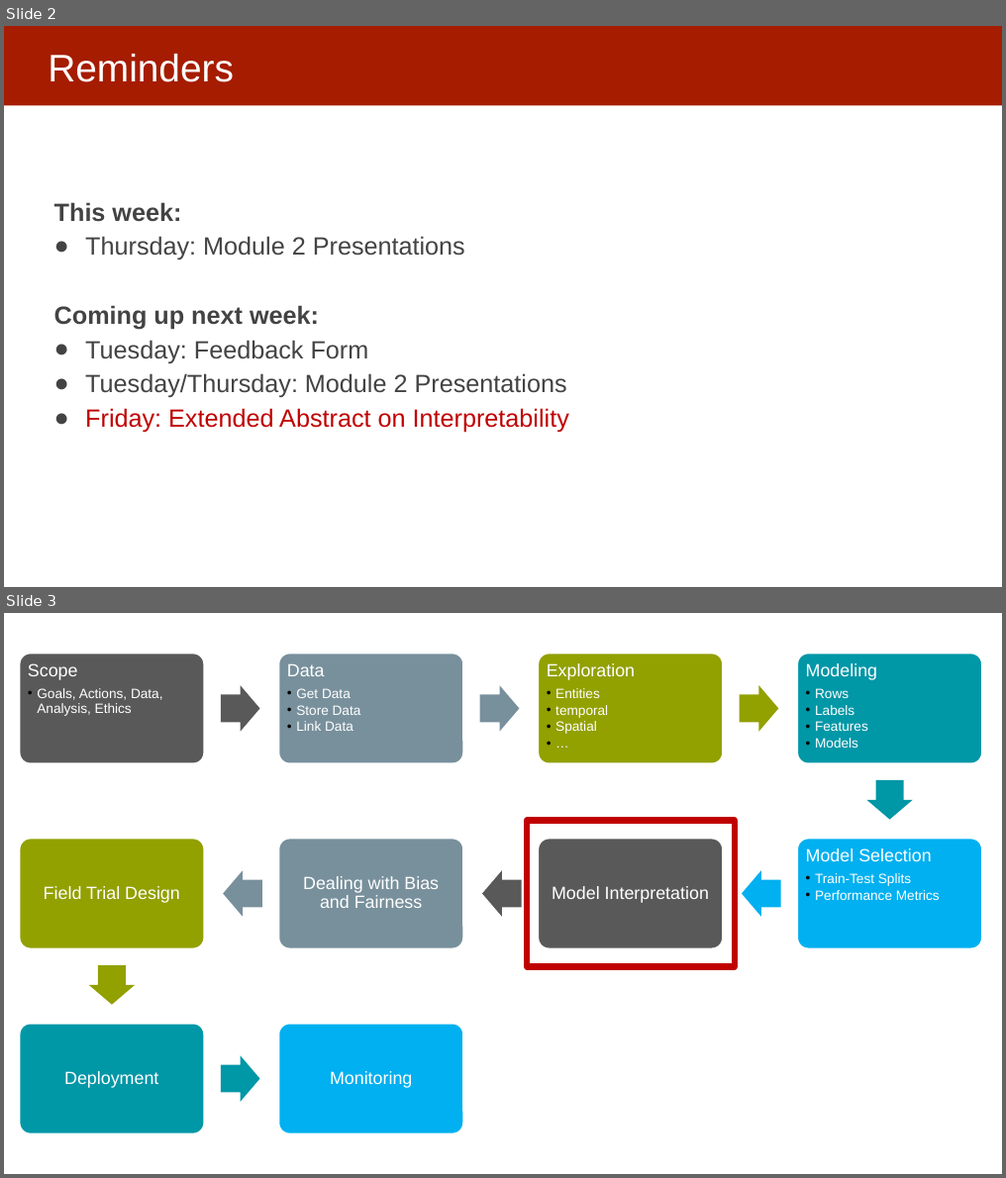
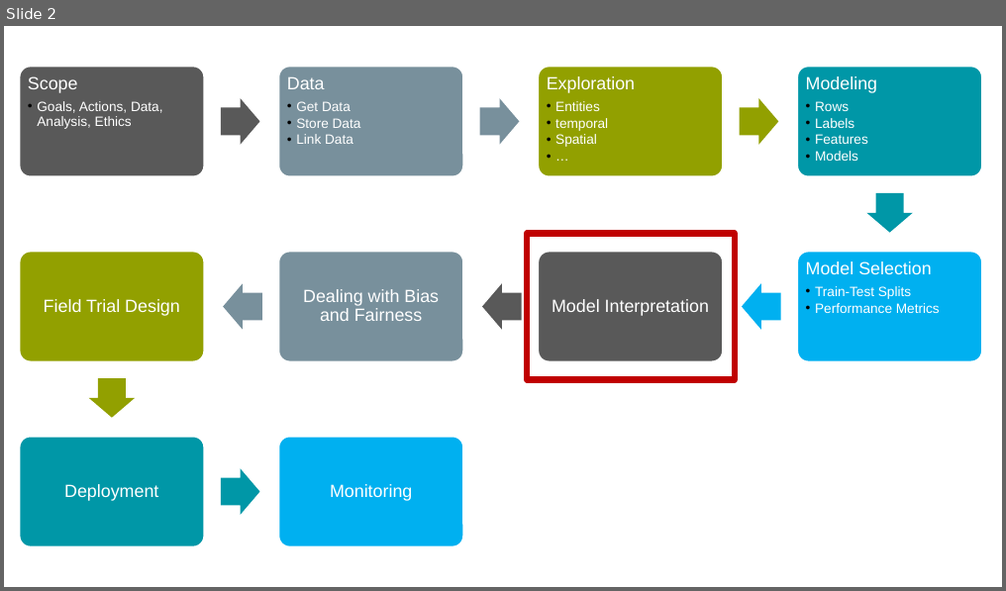
Before and after one commit to dssg/MLinPractice, a slide deck: Lectures/Lecture14-UnderstandingModels.pptx. Shown one above the other, each under a label of ours: slides 2 and 3 before the commit, slide 2 after it. The pictures are 1006x1178 and 1006x591 pixels, drawn with LibreOffice and Linux fonts; fonts in the diff are those of the drawing. Boxes give left, top, right and bottom in pixels: in the first picture for what was removed or moved away, otherwise in the second. Text is boxed around its words. In the diff, an @@ line names an element or a change of style, - is before the commit and + after.

```diff
--- a/Lectures/Lecture14-UnderstandingModels.pptx
+++ b/Lectures/Lecture14-UnderstandingModels.pptx
@@ slide 2 removed at box(4, 26, 1002, 587), background #FFFFFF @@
@@ rectangle removed at box(4, 26, 1002, 105) @@
@@ title removed at box(48, 54, 234, 82) @@
-Reminders
@@ text removed at box(54, 202, 569, 433) @@
-This week:
-● Thursday: Module 2 Presentations
-Coming up next week:
-● Tuesday: Feedback Form
-● Tuesday/Thursday: Module 2 Presentations
-● Friday: Extended Abstract on Interpretability
@@ what was slide 3 is now slide 2 @@
```
Also in this commit, not shown: 7 slides changed, 2 slides added, 1 other slide removed, 1 other file.
